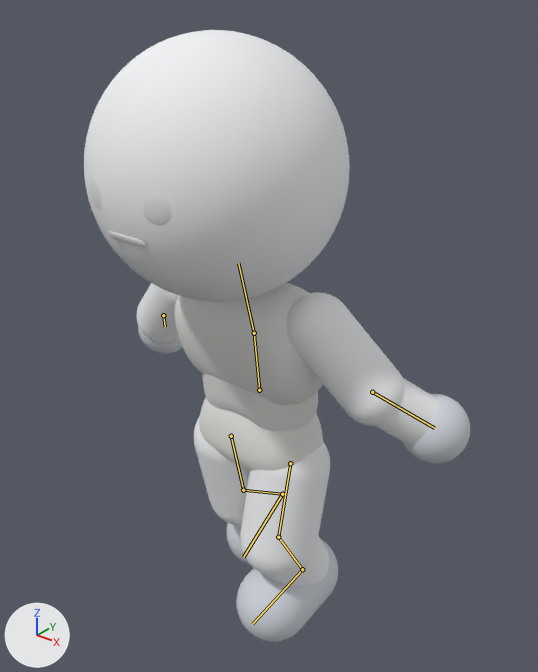
Two versions of the FBX model Assets/Art/Characters/Chibi/Models/Chibi_Rigged.fbx, one commit apart.
One viewpoint serves both versions: a 50 mm camera at (1.181, -1.433, 1.891) aimed at (0.024, 0.012, 0.995). The axes (+X, +Y, +Z) are drawn at lower left. The lights are the same throughout. The first picture is the older version. Both versions are drawn at frame 8 of the action 'Chibi_Armature|CHASE_Crouch'; the numbers are the values there. The bones that change are drawn over the model as lines.

Objects in the first picture: 'face_vis', 'foot_left_vis', 'foot_right_vis', 'hand_left_vis', 'hand_right_vis', 'head_vis', 'lower_arm_left_vis', 'lower_arm_right_vis', 'pelvis_geom_vis', 'shin_left_vis', 'spine_geom_vis', 'thigh_left_vis', 'thigh_right_vis', 'torso_geom_vis', 'upper_arm_left_vis', 'upper_arm_right_vis'.
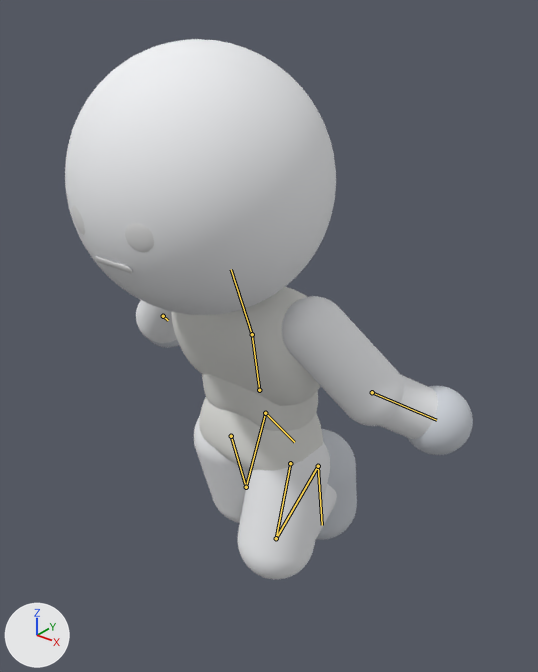
Pixel boxes [x1, y1, x2, y2] of what changed, in the pictures (538 x 672 px):
```json
{"object": "head_vis", "change": "posed", "before": [84, 30, 350, 302], "after": [65, 39, 336, 315]}
{"object": "torso_geom_vis", "change": "posed", "before": [175, 283, 323, 405], "after": [171, 287, 321, 406]}
{"object": "upper_arm_left_vis", "change": "posed", "before": [287, 292, 405, 426], "after": [282, 296, 404, 426]}
{"object": "thigh_left_vis", "change": "posed", "before": [240, 442, 330, 578], "after": [237, 442, 330, 579]}
{"object": "foot_left_vis", "change": "posed", "before": [236, 539, 338, 642], "after": [316, 429, 357, 540]}
{"object": "spine_geom_vis", "change": "posed", "before": [202, 373, 318, 431], "after": [202, 374, 318, 431]}
{"object": "hand_left_vis", "change": "posed", "before": [402, 394, 470, 463], "after": [407, 386, 473, 455]}
{"object": "thigh_right_vis", "change": "posed", "before": [194, 417, 250, 526], "after": [194, 416, 249, 523]}
{"object": "lower_arm_left_vis", "change": "posed", "before": [376, 378, 437, 444], "after": [379, 374, 438, 439]}
{"object": "face_vis", "change": "posed", "before": [90, 180, 171, 248], "after": [72, 206, 154, 273]}
{"object": "upper_arm_right_vis", "change": "posed", "before": [137, 283, 179, 343], "after": [136, 300, 177, 343]}
{"object": "shin_left_vis", "change": "posed", "before": [267, 536, 329, 585], "after": [316, 484, 337, 538]}
{"object": "foot_right_vis", "change": "posed", "before": [227, 523, 250, 565], "on screen": "not visible afterwards"}
{"object": "hand_right_vis", "change": "posed", "before": [138, 326, 182, 353], "after": [149, 339, 179, 348], "on screen": "mostly hidden afterwards"}
{"bone": "spine", "before": "(259, 390) to (254, 333)", "after": "(259, 390) to (252, 334)"}
{"bone": "torso", "before": "(254, 333) to (238, 263)", "after": "(252, 334) to (231, 269)"}
{"bone": "lower_arm_left", "before": "(372, 392) to (434, 428)", "after": "(372, 392) to (436, 420)"}
{"bone": "lower_arm_right", "before": "(163, 315) to (165, 326)", "after": "(163, 316) to (168, 320)"}
{"bone": "thigh_right", "before": "(231, 436) to (243, 490)", "after": "(231, 436) to (246, 487)"}
{"bone": "shin_right", "before": "(243, 490) to (282, 494)", "after": "(246, 487) to (265, 413)"}
{"bone": "foot_right", "before": "(282, 494) to (243, 557)", "after": "(265, 413) to (294, 442)"}
{"bone": "thigh_left", "before": "(290, 463) to (278, 537)", "after": "(290, 463) to (276, 538)"}
{"bone": "shin_left", "before": "(278, 537) to (302, 569)", "after": "(276, 538) to (318, 466)"}
{"bone": "foot_left", "before": "(302, 569) to (252, 624)", "after": "(318, 466) to (322, 525)"}
```

Edits to the scene script, one JSON object a line:
```json
{"block": "bone_spine", "where": "bone_spine = bpy.data.objects['Chibi_Armature'].pose.bones['spine']  # child of 'pelvis'"}
{"op": "set", "path": "bone_spine.rotation_quaternion", "old": "(0.998, 0.0, 0.0, -0.059)", "new": "(0.997, 0.0, 0.0, -0.081)", "note": "degrees (0, 0, -7) -> degrees (0, 0, -9)"}
{"block": "bone_torso", "where": "bone_torso = bpy.data.objects['Chibi_Armature'].pose.bones['torso']  # child of 'spine'"}
{"op": "set", "path": "bone_torso.rotation_quaternion", "old": "(0.997, 0.0, 0.0, -0.072)", "new": "(0.995, 0.0, 0.0, -0.099)", "note": "degrees (0, 0, -8) -> degrees (0, 0, -11)"}
{"block": "bone_lower_arm_left", "where": "bone_lower_arm_left = bpy.data.objects['Chibi_Armature'].pose.bones['lower_arm_left']  # child of 'upper_arm_left'"}
{"op": "set", "path": "bone_lower_arm_left.rotation_quaternion", "old": "(0.979, 0.0, 0.0, 0.205)", "new": "(0.975, 0.0, 0.0, 0.223)", "note": "degrees (0, 0, 24) -> degrees (0, 0, 26)"}
{"block": "bone_lower_arm_right", "where": "bone_lower_arm_right = bpy.data.objects['Chibi_Armature'].pose.bones['lower_arm_right']  # child of 'upper_arm_right'"}
{"op": "set", "path": "bone_lower_arm_right.rotation_quaternion", "old": "(0.979, 0.0, 0.0, 0.205)", "new": "(0.975, 0.0, 0.0, 0.223)", "note": "degrees (0, 0, 24) -> degrees (0, 0, 26)"}
{"block": "bone_thigh_right", "where": "bone_thigh_right = bpy.data.objects['Chibi_Armature'].pose.bones['thigh_right']  # child of 'pelvis'"}
{"op": "set", "path": "bone_thigh_right.rotation_quaternion", "old": "(0.994, 0.0, 0.0, 0.111)", "new": "(0.99, 0.0, 0.0, 0.14)", "note": "degrees (0, 0, 13) -> degrees (0, 0, 16)"}
{"block": "bone_shin_right", "where": "bone_shin_right = bpy.data.objects['Chibi_Armature'].pose.bones['shin_right']  # child of 'thigh_right'"}
{"op": "set", "path": "bone_shin_right.rotation_quaternion", "old": "(0.931, 0.0, 0.0, 0.364)", "new": "(0.339, 0.0, 0.0, 0.941)", "note": "degrees (0, 0, 43) -> degrees (0, 0, 140)"}
{"block": "bone_foot_right", "where": "bone_foot_right = bpy.data.objects['Chibi_Armature'].pose.bones['foot_right']  # child of 'shin_right'"}
{"op": "set", "path": "bone_foot_right.rotation_quaternion", "old": "(0.979, 0.204, 0.0, 0.0)", "new": "(0.973, 0.232, 0.0, 0.0)", "note": "degrees (24, 0, 0) -> degrees (27, 0, 0)"}
{"block": "bone_thigh_left", "where": "bone_thigh_left = bpy.data.objects['Chibi_Armature'].pose.bones['thigh_left']  # child of 'pelvis'"}
{"op": "set", "path": "bone_thigh_left.rotation_quaternion", "old": "(0.994, 0.0, 0.0, -0.111)", "new": "(0.99, 0.0, 0.0, -0.14)", "note": "degrees (0, 0, -13) -> degrees (0, 0, -16)"}
{"block": "bone_shin_left", "where": "bone_shin_left = bpy.data.objects['Chibi_Armature'].pose.bones['shin_left']  # child of 'thigh_left'"}
{"op": "set", "path": "bone_shin_left.rotation_quaternion", "old": "(0.931, 0.0, 0.0, 0.364)", "new": "(0.339, 0.0, 0.0, 0.941)", "note": "degrees (0, 0, 43) -> degrees (0, 0, 140)"}
{"block": "bone_foot_left", "where": "bone_foot_left = bpy.data.objects['Chibi_Armature'].pose.bones['foot_left']  # child of 'shin_left'"}
{"op": "set", "path": "bone_foot_left.rotation_quaternion", "old": "(0.979, 0.204, 0.0, 0.0)", "new": "(0.973, 0.232, 0.0, 0.0)", "note": "degrees (24, 0, 0) -> degrees (27, 0, 0)"}
```
